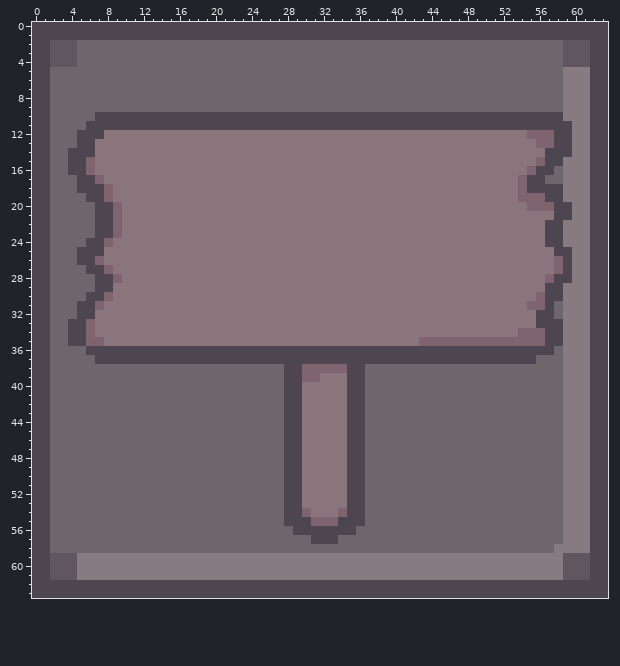
Two versions of one pixel-art sprite, data/pictures/table.png. The picture above was drawn from the file before the commit.
The file is 64x64 pixels. Colours within 5 levels of each other are drawn and written as one.
Once edited:
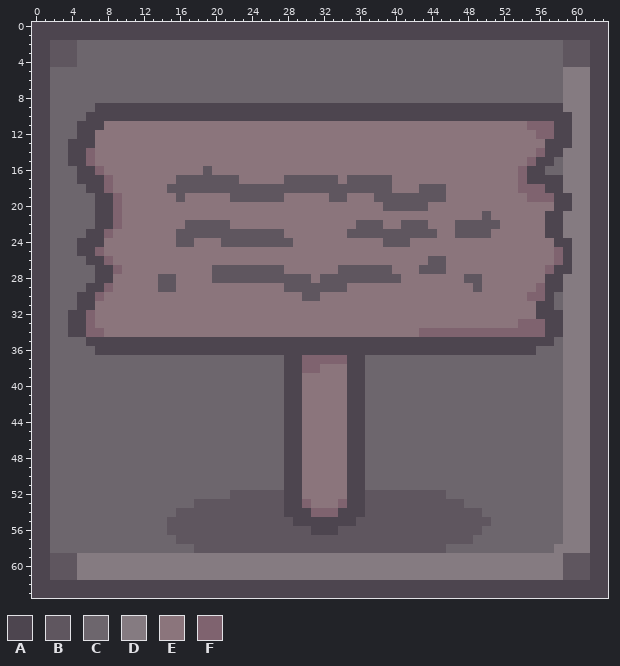
Palette (. is transparent): A #4d454f  B #5f565f  C #6d666d  D #857b81  E #8b757c  F #7f636f
Edits made:
Changed rows in their new state; - is an unchanged pixel.
first column x 4:
 9 ---AAAAAAAAAAAAAAAAAAAAAAAAAAAAAAAAAAAAAAAAAAAAAAAAAAAA-
10 --A----------------------------------------------------A
11 -A--EEEEEEEEEEEEEEEEEEEEEEEEEEEEEEEEEEEEEEEEEEEEEEEFFF--
12 ---E-----------------------------------------------E----
13 A---------------------------------------------------EA--
14 --F-------------------------------------------------F--D
15 ---------------------------------------------------FA-C-
16 C-AF-----------B----------------------------------FA-C--
17 ---AF-------BBBBBBB-----BBBBBB-BBBBB-----------------AA-
18 -C---------BBBBBBBBBBBBBBBBBBBBBBBBB---BBB---------FF---
19 --C-AF------B-----BBBBBB-----BB---BBBBBBBB--------E--F-A
20 -----------------------------------BBBBB-----------EEE--
21 ----------------------------------------------B------A-D
22 -------------BBBBB--------------BBB--BBB---BBBBB--------
23 --A-FE------BBBBBBBBBBBB-------BBBBBBBBBB--BBBB---------
24 -A--E-------BB---BBBBBBBB----------BBB---------------E-A
25 ---F--------------------------------------------------F-
26 -C-AF-----------------------------------BB--------------
27 --C-AF----------BBBBBBBB------BBBBBB---BBB-----------FA-
28 -----E----BB----BBBBBBBBBBB-BBBBBBBBB-------BB-------A-D
29 --A-F-----BB------------BBBBBBB--------------B------F---
30 -A-FE---------------------BB-----------------------F--C-
31 ---E-----------------------------------------------EA---
32 A-F---------------------------------------------------A-
33 --------------------------------------------------FFF---
34 ---F-----------------------------------FFFFFFFFFFF------
35 CCAAAAAAAAAAAAAAAAAAAAAAAAAAAAAAAAAAAAAAAAAAAAAAAAAAA-C-
36 --C-------------------------------------------------CC--
37 ---CCCCCCCCCCCCCCCCCCCCC--FFFFF--CCCCCCCCCCCCCCCCCCC----
38 ----------------------------EEE-------------------------
39 --------------------------EE----------------------------
first column x 15:
52 -------BBBBBB---------BBBBBBBBB-----
53 ---BBBBBBBBBB--F---F--BBBBBBBBBBB---
54 -BBBBBBBBBBBB--AFFFA--BBBBBBBBBBBBB-
55 BBBBBBBBBBBBBB--AAA--BBBBBBBBBBBBBBB
56 BBBBBBBBBBBBBBBB---BBBBBBBBBBBBBBBB-
57 -BBBBBBBBBBBBBBBBBBBBBBBBBBBBBBBBB--
58 ---BBBBBBBBBBBBBBBBBBBBBBBBBBBB-----
